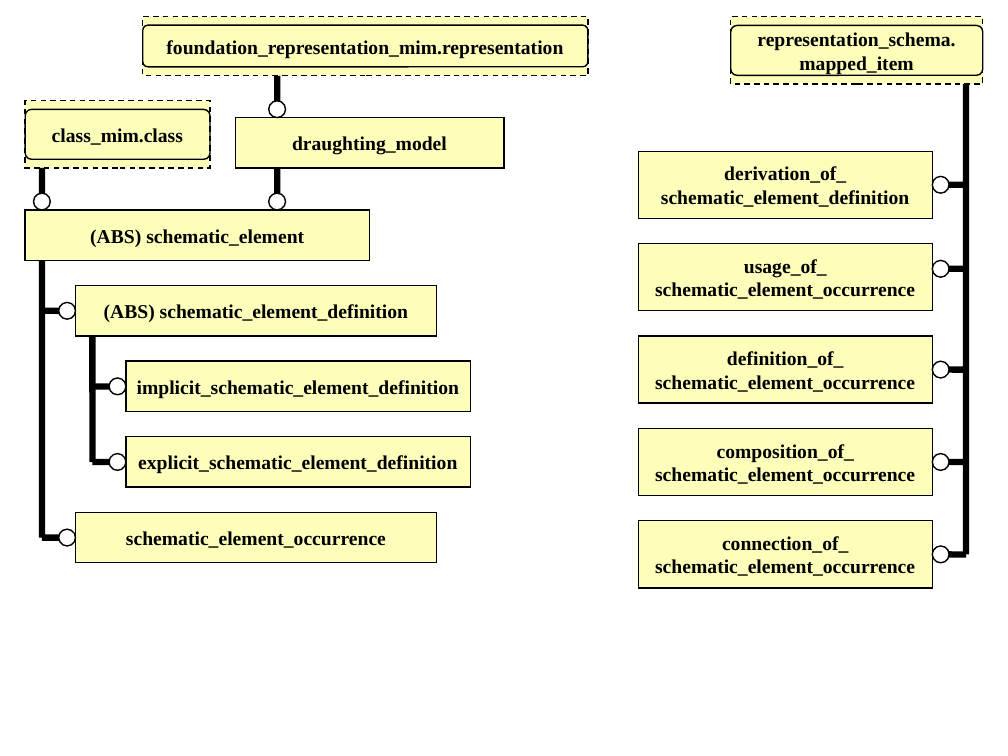
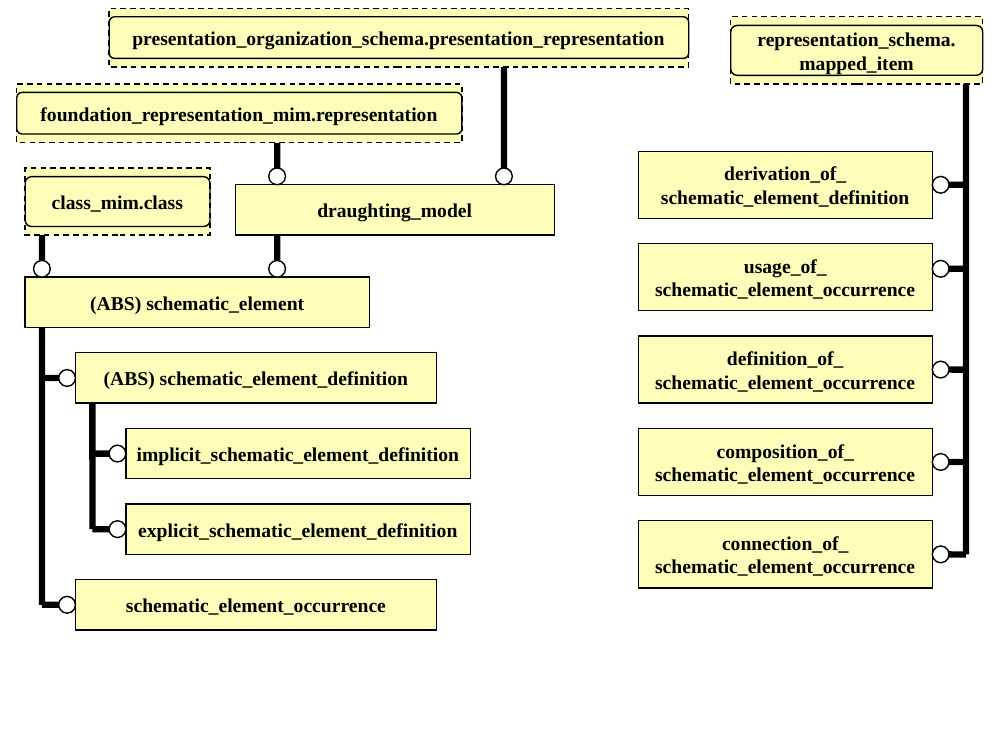
Before and after one commit to starseeker/stepmod_mirror, a slide deck: slide 4 of data/modules/schematic_element/schematic_element.ppt. Drawn at 1008x756 pixels with LibreOffice and Linux fonts; fonts in the diff are those of the drawing. Boxes give left, top, right and bottom in pixels: in the first picture for what was removed or moved away, otherwise in the second. Text is boxed around its words. In the diff, an @@ line names an element or a change of style, - is before the commit and + after.

Commit message:
schematic_element bug

```diff
--- a/data/modules/schematic_element/schematic_element.ppt
+++ b/data/modules/schematic_element/schematic_element.ppt
@@ rounded rectangle: place and size @@
-rounded rectangle at (143, 25, 589, 67)
+rounded rectangle at (109, 17, 688, 58)
@@ rectangle added at (109, 8, 688, 67), fill #FCFEB9, outline #000000 0.99 pt dashed, 14 pt, text #000000, bold @@
+presentation_organization_schema.presentation_representation
@@ rectangle "foundation_representation_mim.representation": place and size @@
-rectangle "foundation_representation_mim.representation" at (143, 17, 589, 76)
+rectangle "foundation_representation_mim.representation" at (17, 84, 463, 142)
@@ line added from (504, 68) to (504, 168), #000000 4.51 pt @@
@@ rounded rectangle added at (17, 93, 463, 134), outline #000000 0.99 pt @@
@@ line moved from (277, 168) - (277, 194) to (277, 143) - (277, 168) @@
@@ ellipse: place and size @@
-ellipse at (269, 194, 286, 211)
+ellipse at (269, 168, 286, 185)
@@ ellipse: place and size @@
-ellipse at (33, 194, 50, 211)
+ellipse at (496, 168, 513, 185)
@@ rectangle "draughting_model": place and size @@
-rectangle "draughting_model" at (235, 118, 504, 168)
+rectangle "draughting_model" at (235, 184, 554, 235)
@@ line moved from (277, 76) - (277, 101) to (277, 235) - (277, 260) @@
@@ ellipse: place and size @@
-ellipse at (58, 302, 76, 320)
+ellipse at (33, 260, 50, 277)
@@ ellipse: place and size @@
-ellipse at (269, 101, 286, 118)
+ellipse at (269, 260, 286, 277)
@@ 3 rectangles, 1 line: place and size @@
-3 rectangles, 1 line at (42, 260, 471, 562)
+3 rectangles, 1 line at (42, 328, 471, 630)
@@ line moved from (93, 386) - (109, 386) to (42, 378) - (58, 378) @@
@@ ellipse: place and size @@
-ellipse at (109, 378, 126, 395)
+ellipse at (58, 370, 76, 387)
@@ 3 rectangles, 2 lines, 1 rounded rectangle: place and size @@
-3 rectangles, 2 lines, 1 rounded rectangle at (25, 101, 471, 462)
+3 rectangles, 2 lines, 1 rounded rectangle at (25, 168, 471, 529)
@@ ellipse: place and size @@
-ellipse at (109, 454, 126, 471)
+ellipse at (109, 446, 126, 463)
@@ line moved from (93, 462) - (109, 462) to (93, 454) - (109, 454) @@
@@ line moved from (42, 537) - (58, 537) to (93, 529) - (109, 529) @@
@@ ellipse: place and size @@
-ellipse at (58, 529, 76, 546)
+ellipse at (109, 521, 126, 538)
@@ ellipse added at (58, 597, 76, 614), fill #FFFFFF, outline #000000 0.99 pt @@
@@ line moved from (42, 310) - (58, 310) to (42, 605) - (58, 605) @@
```
Also in this commit, not shown: 1 other slide changed, 6 other files.
